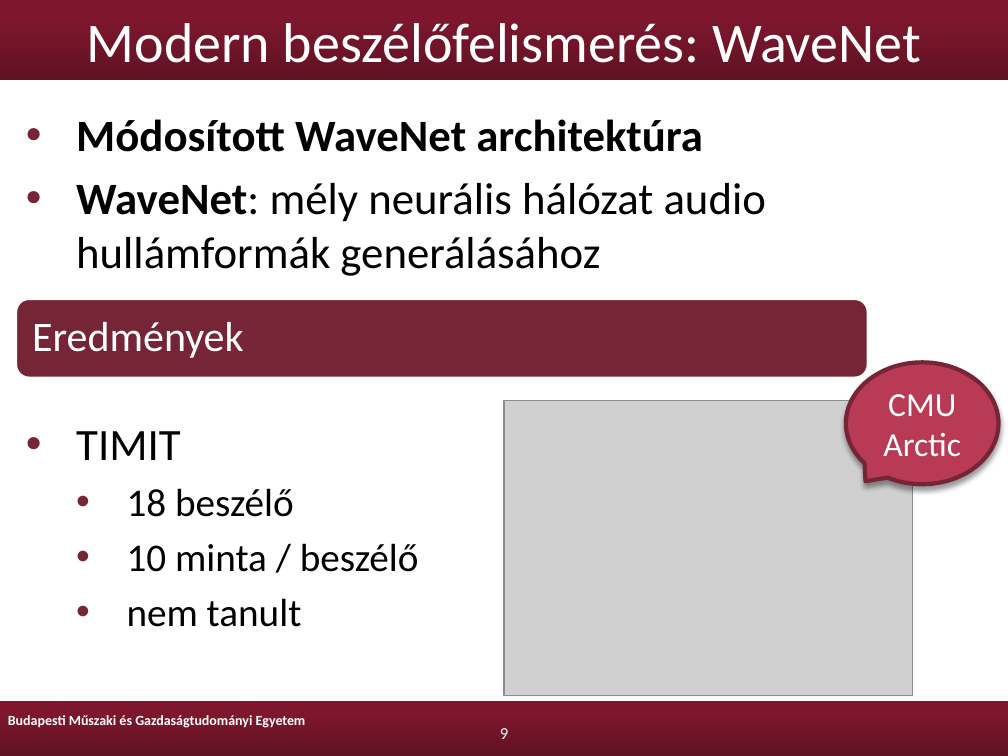
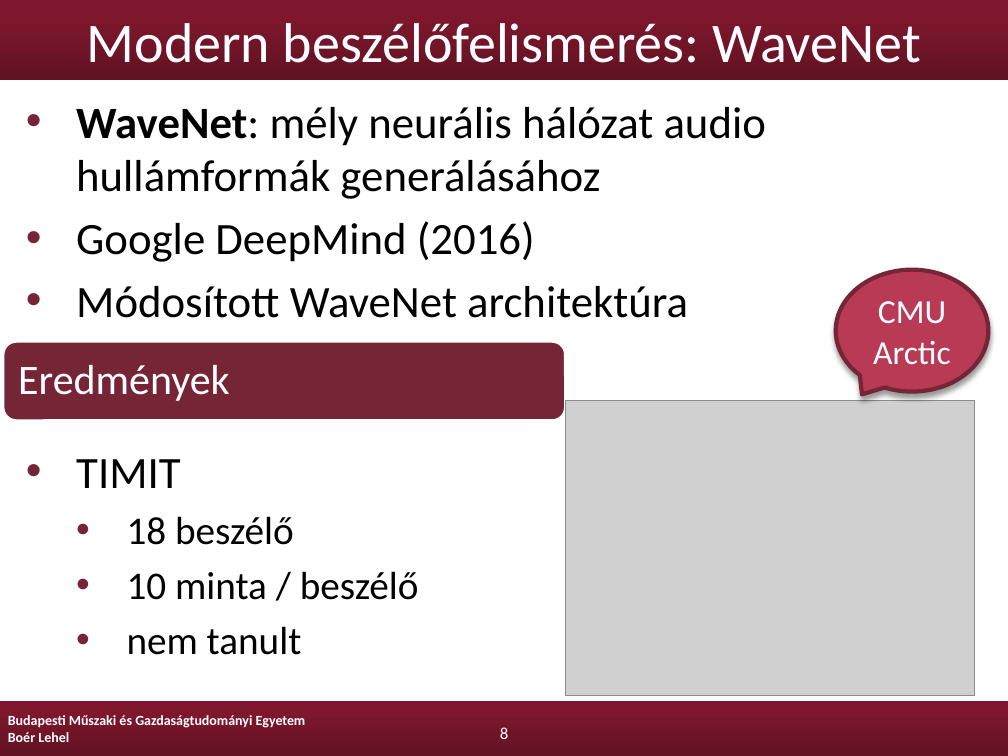
Before and after one commit to Lehel44/diploma, a slide deck: slide 8 of boer-lehel-msc-diplomaterv-prezentacio.pptx (slide 9 before the commit). Drawn at 1008x756 pixels with LibreOffice and Linux fonts; fonts in the diff are those of the drawing; grey boxes stand for pictures; background and template pictures are left out. Boxes give left, top, right and bottom in pixels: in the first picture for what was removed or moved away, otherwise in the second. Text is boxed around its words. In the diff, an @@ line names an element or a change of style, - is before the commit and + after.

```diff
--- a/boer-lehel-msc-diplomaterv-prezentacio.pptx
+++ b/boer-lehel-msc-diplomaterv-prezentacio.pptx
@@ text "WaveNet: mély neurális hálózat audio ...": place and size @@
-text "WaveNet: mély neurális hálózat audio ..." at (76,119,766,276)
+text "WaveNet: mély neurális hálózat audio ..." at (76,107,766,318)
@@ text at (76,107,766,262): paragraphs added @@
+• WaveNet: mély neurális hálózat audio hullámformák generálásához
+• Google DeepMind (2016)
@@ text at (76,183,766,276): paragraph removed @@
-• WaveNet: mély neurális hálózat audio hullámformák generálásához
@@ text at (76,286,688,318): bold off in "Módosított WaveNet architektúra" @@
@@ speech bubble "CMU Arctic": place and size @@
-speech bubble "CMU Arctic" at (846,362,998,484)
+speech bubble "CMU Arctic" at (836,270,988,392)
@@ speech bubble "CMU Arctic" at (836,270,988,392): proportions changed @@
@@ rounded rectangle: place and size @@
-rounded rectangle at (16,298,869,378)
+rounded rectangle at (3,342,565,421)
@@ text "Eredmények": place and size @@
-text "Eredmények" at (32,322,243,358)
+text "Eredmények" at (18,365,229,401)
@@ picture: place and size @@
-picture at (504,400,913,695)
+picture at (565,400,975,695)
@@ text "TIMIT": place and size @@
-text "TIMIT" at (76,431,419,627)
+text "TIMIT" at (76,459,419,655)
@@ text at (8,732,69,742): paragraph added @@
+Boér Lehel
@@ page number at (500,727,508,739): text changed @@
-9
+8
```
Also in this commit, not shown: 16 other slides changed, 1 slide added, 2 slides removed.
